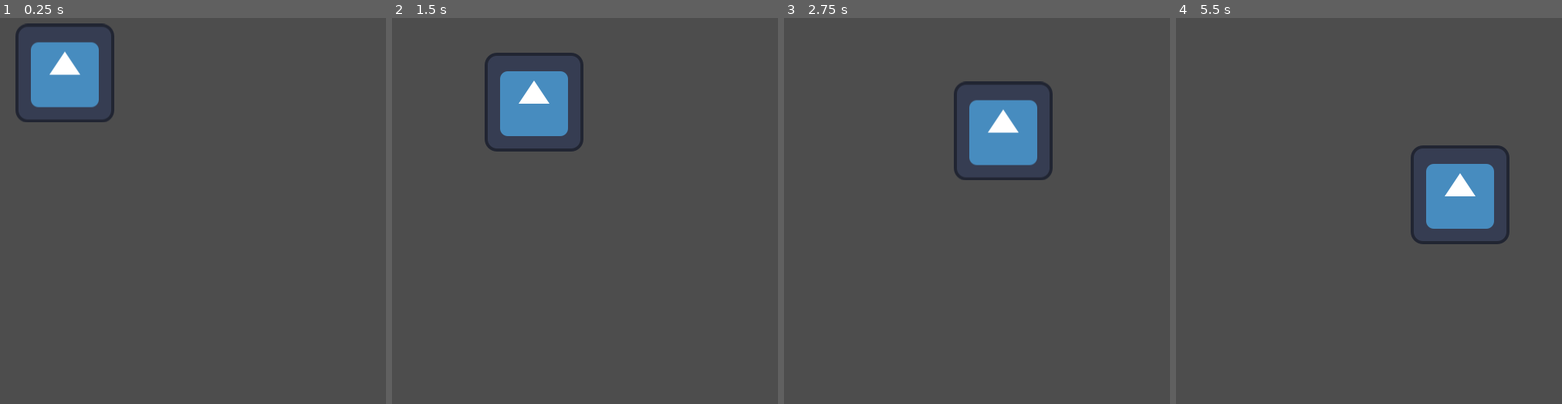
Above: before the commit, frames 1-4 (left to right).
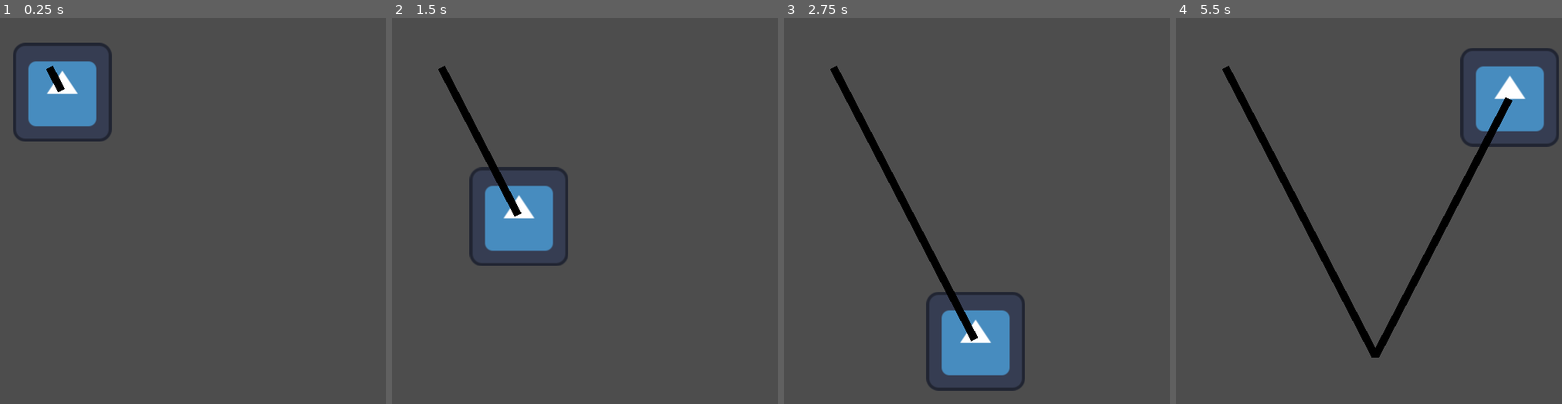
Above: after the commit, the same moments.

Repository: knuklz/MiniJam165
Game: Godot game, scene res://Main.tscn
Same seed, same stepped clock (60 frames per second), same inputs: the game is played once before the commit and once after it. The engine's default icon, where the game draws it, is replaced by a stand-in: a white triangle on a blue panel in a dark square.
Inputs:
- Up to frame 1 (0.25 s): no input
- Up to frame 2 (1.5 s): no input
- Up to frame 3 (2.75 s): no input
- Up to frame 4 (5.5 s): no input

The runs differ from the first frame. In frame 1, 3.6% of the frame differs, in the area x 3-30%, y 1-32%; in frame 2, 8.2%; in frame 3, 9.0%; in frame 4, 10%, in the area x 12-100%, y 7-88%.

Commit message:
Added Basic Trails.

Diff:
--- a/Main.tscn
+++ b/Main.tscn
@@ -11,4 +11,9 @@
 texture = ExtResource("1_28x2s")
 centered = false
 script = ExtResource("3_n81q4")
-speed = Vector2(80, 30)
+
+[node name="Line2D" type="Line2D" parent="Icon"]
+top_level = true
+position = Vector2(64, 64)
+points = PackedVector2Array(0, 0)
+default_color = Color(0, 0, 0, 1)
--- a/brush.gd
+++ b/brush.gd
@@ -1,8 +1,11 @@
 extends Sprite2D
 
-@export var speed: Vector2
 
+#$Line2D
+var xSP: int = randi_range(10,200)
+var ySP: int = randi_range(10,200)
 
+@export var speed: Vector2 = Vector2(xSP,ySP)
 # Get the height and width of the sprite for checking boundaries
 var height: Vector2 = $".".texture.get_size()
 #var width: int = Texture.get_width()
@@ -14,6 +17,11 @@
 var wWidth: int = 500
 
 
+# Variable to store the trail
+@onready var trail: Line2D = $Line2D
+
+
+
 
 # Called when the node enters the scene tree for the first time.
 func _ready() -> void:
@@ -23,7 +31,7 @@
 # Called every frame. 'delta' is the elapsed time since the previous frame.
 func _process(delta: float) -> void:
 
-
+	trail.add_point(global_position)
 	if((position.x >=  (wWidth-height.x) and (speed.x > 0)) or (position.x<=0) and speed.x <0):
 		speed.x = speed.x * -1
 
